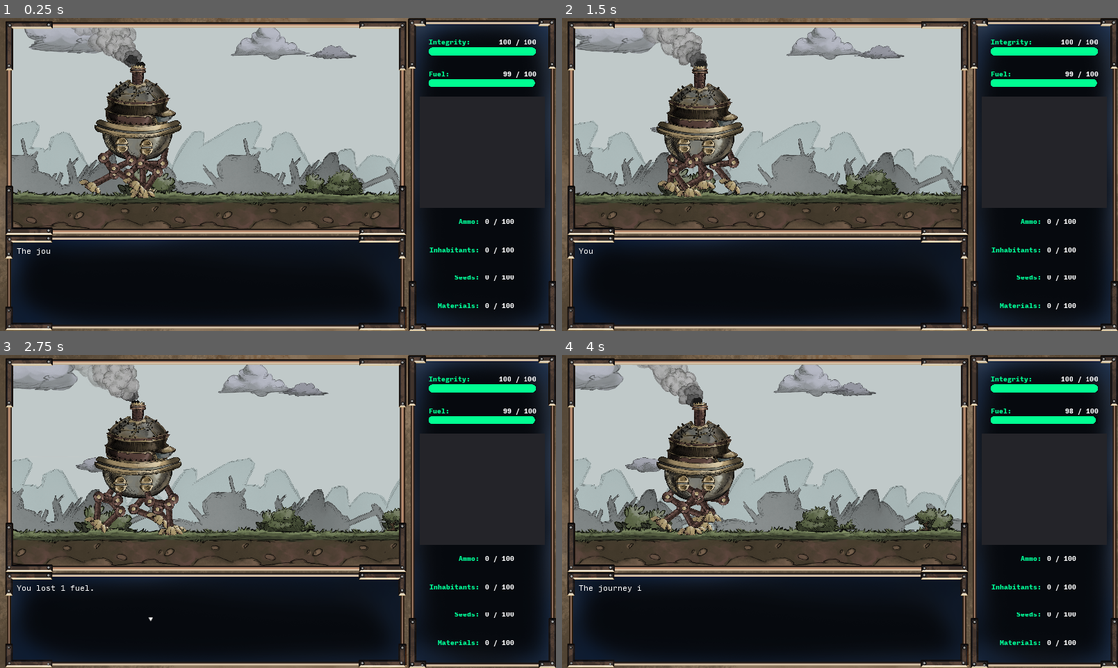
Above: before the commit, frames 1-4 (two rows, left to right).
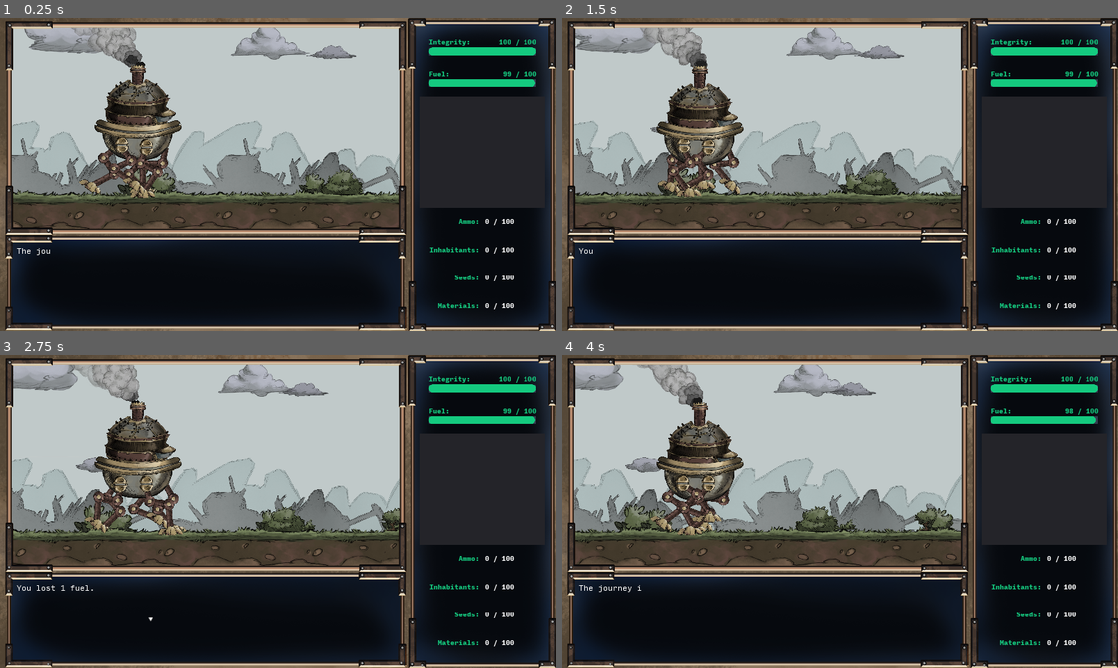
Above: after the commit, the same moments.

Repository: silverweed/ggj20
Game: Godot game, scene res://levels/Level.tscn
Same seed, same stepped clock (60 frames per second), same inputs: the game is played once before the commit and once after it.
Inputs:
- Up to frame 1 (0.25 s): no input
- Up to frame 2 (1.5 s): hold Up (ui_up) 0.53-1.28 s; hold Z (advance_text) 0.53-1.28 s; hold Down (ui_down) from 1.28 s (still down); tap Z (advance_text) at 1.35 s
- Up to frame 3 (2.75 s): release Down (ui_down) at 2.03 s; hold Up (ui_up) from 2.03 s (still down); hold Z (advance_text) from 2.03 s (still down)
- Up to frame 4 (4 s): release Z (advance_text) at 2.78 s; tap Z (advance_text) at 2.85 s; release Up (ui_up) at 3.53 s; hold Down (ui_down) from 3.53 s (still down); hold Z (advance_text) from 3.53 s (still down)

The runs differ from the first frame. In frame 1, 1.3% of the frame differs, in the area x 77-97%, y 6-93%; in frame 2, 1.3%; in frame 3, 1.3%; in frame 4, 1.3%.

Commit message:
fix colors

Diff:
--- a/ui/PrimaryStatEntry.tscn
+++ b/ui/PrimaryStatEntry.tscn
@@ -5,14 +5,14 @@
 [ext_resource path="res://ui/InputMonoBlack.tres" type="DynamicFont" id=4]
 
 [sub_resource type="StyleBoxFlat" id=1]
-bg_color = Color( 0, 1, 0.576471, 1 )
+bg_color = Color( 0.0823529, 0.796078, 0.501961, 1 )
 corner_radius_top_left = 100
 corner_radius_top_right = 100
 corner_radius_bottom_right = 100
 corner_radius_bottom_left = 100
 
 [sub_resource type="StyleBoxFlat" id=2]
-bg_color = Color( 0.027451, 0.0392157, 0.0588235, 1 )
+bg_color = Color( 0.207843, 0.247059, 0.317647, 1 )
 
 [node name="PrimaryStatEntry" type="Control"]
 anchor_right = 1.0
@@ -41,7 +41,7 @@
 size_flags_horizontal = 3
 size_flags_vertical = 3
 custom_fonts/font = ExtResource( 4 )
-custom_colors/font_color = Color( 0, 1, 0.576471, 1 )
+custom_colors/font_color = Color( 0.0823529, 0.796078, 0.501961, 1 )
 text = "STATNAME"
 valign = 2
 
@@ -52,7 +52,7 @@
 size_flags_horizontal = 3
 size_flags_vertical = 3
 custom_fonts/font = ExtResource( 4 )
-custom_colors/font_color = Color( 1, 1, 1, 1 )
+custom_colors/font_color = Color( 0.0823529, 0.796078, 0.501961, 1 )
 text = "STATVALUE"
 align = 2
 valign = 2
--- a/ui/StatEntry.tscn
+++ b/ui/StatEntry.tscn
@@ -29,7 +29,7 @@
 margin_bottom = 553.0
 size_flags_horizontal = 3
 custom_fonts/font = ExtResource( 1 )
-custom_colors/font_color = Color( 0, 1, 0.6, 1 )
+custom_colors/font_color = Color( 0.0823529, 0.796078, 0.501961, 1 )
 text = "STATNAME:"
 align = 2
 valign = 1
